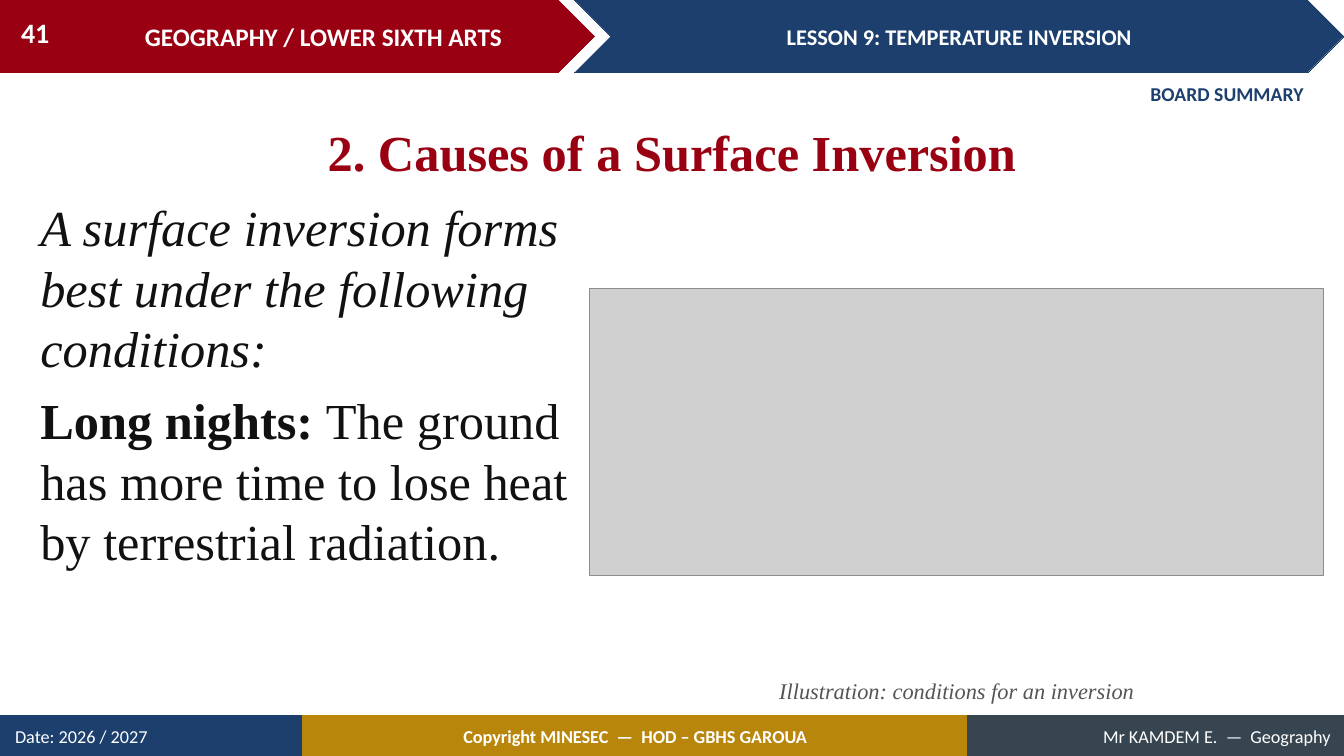
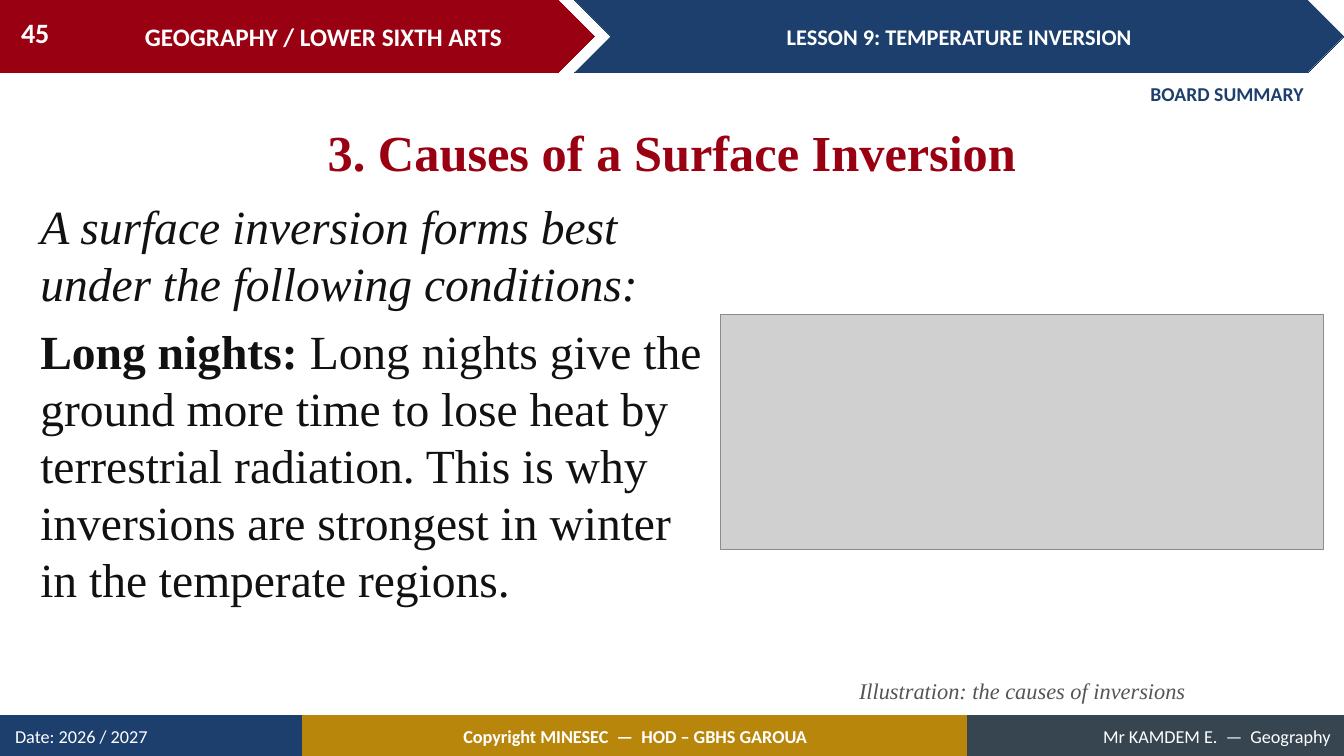
Before and after one commit to Berthautk/linea-github, a slide deck: slide 45 of lecons/LSA/Meteorology/09_LSA_MET_L09_Temperature_Inversion.pptx (slide 41 before the commit). Drawn at 1344x756 pixels with LibreOffice and Linux fonts; fonts in the diff are those of the drawing; grey boxes stand for pictures. Boxes give left, top, right and bottom in pixels: in the first picture for what was removed or moved away, otherwise in the second. Text is boxed around its words. In the diff, an @@ line names an element or a change of style, - is before the commit and + after.

```diff
--- a/lecons/LSA/Meteorology/09_LSA_MET_L09_Temperature_Inversion.pptx
+++ b/lecons/LSA/Meteorology/09_LSA_MET_L09_Temperature_Inversion.pptx
@@ page number at box(21, 24, 49, 43): text changed @@
-41
+45
@@ text at box(328, 135, 1016, 172): text changed @@
-2. Causes of a Surface Inversion
+3. Causes of a Surface Inversion
@@ text at box(40, 210, 638, 311): size 36 to 34 pt in "A surface inversion forms best under the ..." @@
@@ picture: place and size @@
-picture at box(590, 288, 1324, 575)
+picture at box(721, 315, 1324, 551)
@@ text at box(40, 336, 701, 608): text changed; size 36 to 34 pt @@
-Long nights: The ground has more time to lose heat by terrestrial radiation.
+Long nights: Long nights give the ground more time to lose heat by terrestrial radiation. This is why inversions are strongest in winter in the temperate regions.
@@ text at box(859, 683, 1185, 704): text changed @@
-Illustration: conditions for an inversion
+Illustration: the causes of inversions
```
Also in this commit, not shown: 12 other slides changed, 10 slides added, 1 slide removed, 21 other files.
